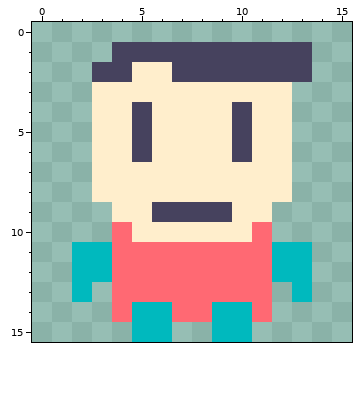
A pixel-art sprite gets an edit: Art/Characters/Player.png. The picture above was drawn from the file before the commit.
The file is 16x16 pixels.
And afterwards:
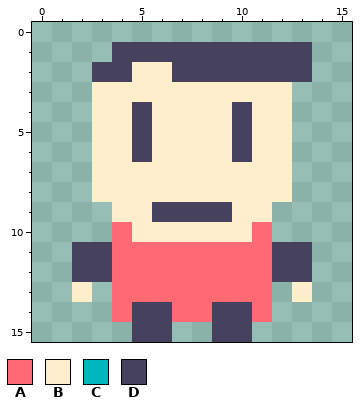
Palette (. is transparent): A #ff6973  B #ffeecc  C #00b9be  D #46425e
Change:
y 11..12: x 2..3 CC -> DD; x 12..13 CC -> DD
y 13: x 2 C -> B; x 13 C -> B
y 14..15: x 5..6 CC -> DD; x 9..10 CC -> DD
Changed places in both pictures, as pixel boxes (x1, y1, x2, y2):
changed: (72, 242, 312, 342)
